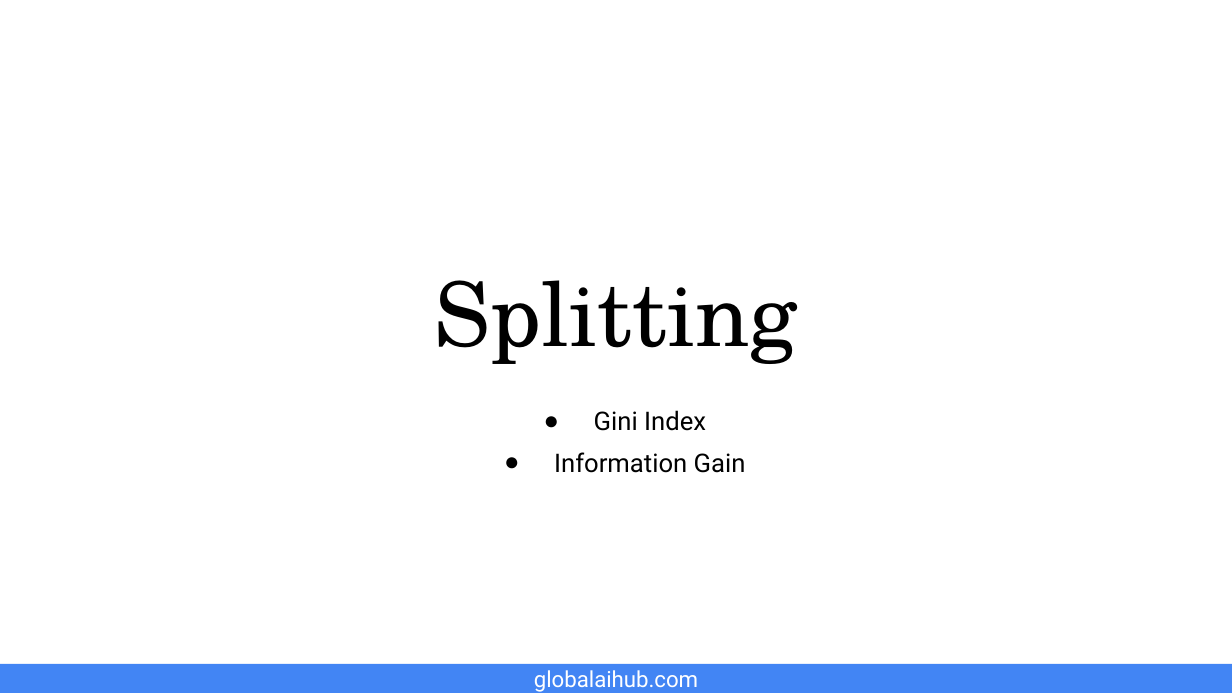
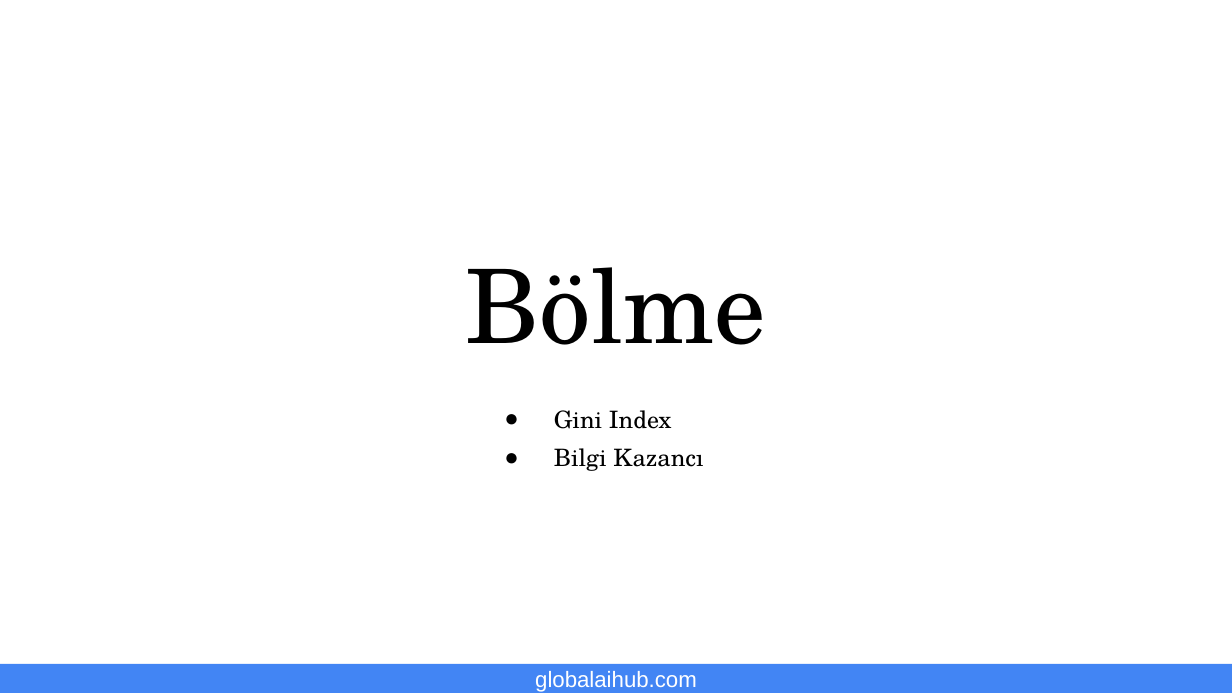
Before and after one commit to gaih/introduction-to-machine-learning, a slide deck: slide 4 of Presentations/Day 4 Presentation.pptx. Drawn at 1232x693 pixels with LibreOffice and Linux fonts; fonts in the diff are those of the drawing; background and template pictures are left out. Boxes give left, top, right and bottom in pixels: in the first picture for what was removed or moved away, otherwise in the second. Text is boxed around its words. In the diff, an @@ line names an element or a change of style, - is before the commit and + after.

```diff
--- a/Presentations/Day 4 Presentation.pptx
+++ b/Presentations/Day 4 Presentation.pptx
@@ title at box(466, 267, 766, 345): text changed; size 52 to 60 pt @@
-Splitting
+Bölme
@@ subtitle at box(554, 410, 672, 429): size 15 to 14 pt, font Roboto to TeX Gyre Schola in "Gini Index"; alignment centre to left; indent changed @@
@@ subtitle at box(554, 448, 703, 471): text changed; size 15 to 14 pt; font Roboto to TeX Gyre Schola @@
-● Information Gain
+● Bilgi Kazancı
@@ text "globalaihub.com" at box(535, 671, 697, 692): font Roboto to Arial @@
```
Also in this commit, not shown: 12 other slides changed, 1 slide added, 1 slide removed, 2 other files.
